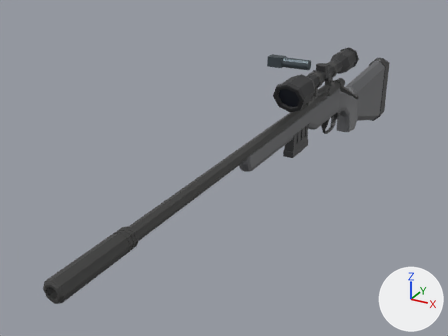
The glTF model Game/Assets/_SwapHunter/Resources/VisualV2/Weapons/weapon_06.glb, before and after one commit.
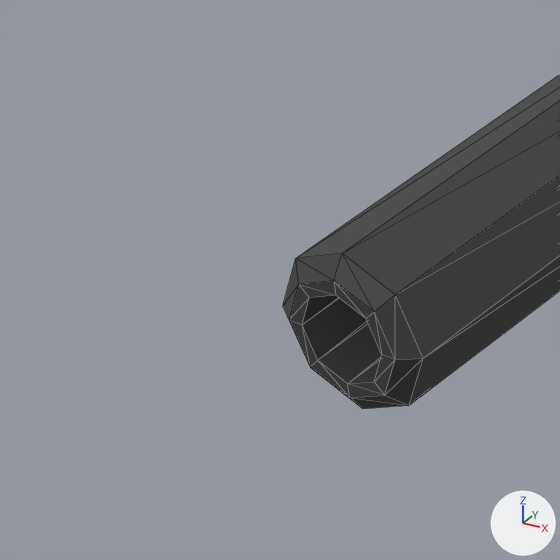
The first picture shows the older version from a 50 mm lens placed at (0.371, -1.021, 0.307), pointed at (-0.085, -0.192, -0.108). The close-ups show the older and then the newer version on the part from 0% to 19% of the width and 72% to 97% of the height of that picture. Only the edits that show in the close-ups are written down. The lights are fixed; the arrows at lower right show +X, +Y and +Z. The close-ups show mesh edges as thin lines.

The first close-up shows 'receiver_geometry'.
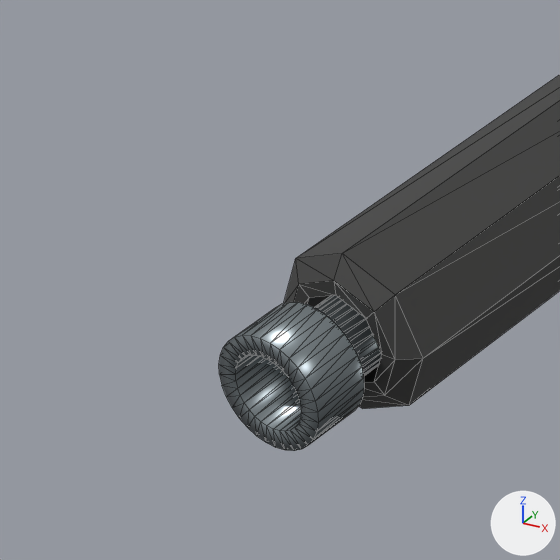
Where the change shows, as pixel boxes (x1, y1, x2, y2) in the close-ups (560 x 560 px):
'Hollow barrel crown', added: after (219, 295, 382, 451)

Edits to the bpy script that builds the scene:
```text
Add mat_october_satin_fasteners:
    mat_october_satin_fasteners = principled_material('October satin fasteners')
    mat_october_satin_fasteners.base_color = (0.26, 0.3, 0.32)  # grey #8b9599
    mat_october_satin_fasteners.metallic = 0.82
    mat_october_satin_fasteners.roughness = 0.29
Add me_hollow_barrel_crown:
    me_hollow_barrel_crown.from_pydata(...)  # 128 vertices, 192 faces; spans x -0.009..0.009, y -0.6917..-0.6737, z -0.039..-0.021
    me_hollow_barrel_crown.materials.append(mat_october_satin_fasteners)  # grey #8b9599
Add ob_hollow_barrel_crown:
    ob_hollow_barrel_crown = bpy.data.objects.new('Hollow barrel crown', me_hollow_barrel_crown)
    ob_hollow_barrel_crown.parent = ob_cc0_weapon_06
    ob_hollow_barrel_crown.location = (0.0, 0.0, 0.0)
```
